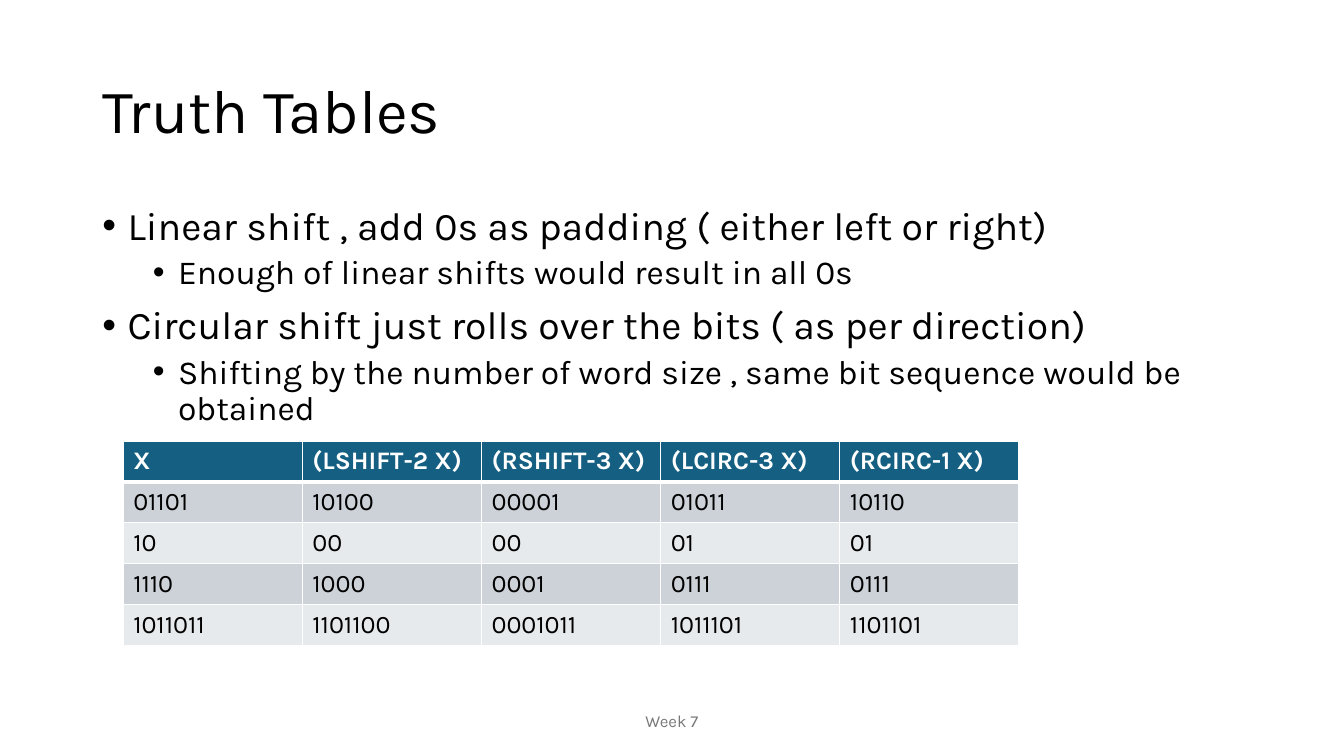
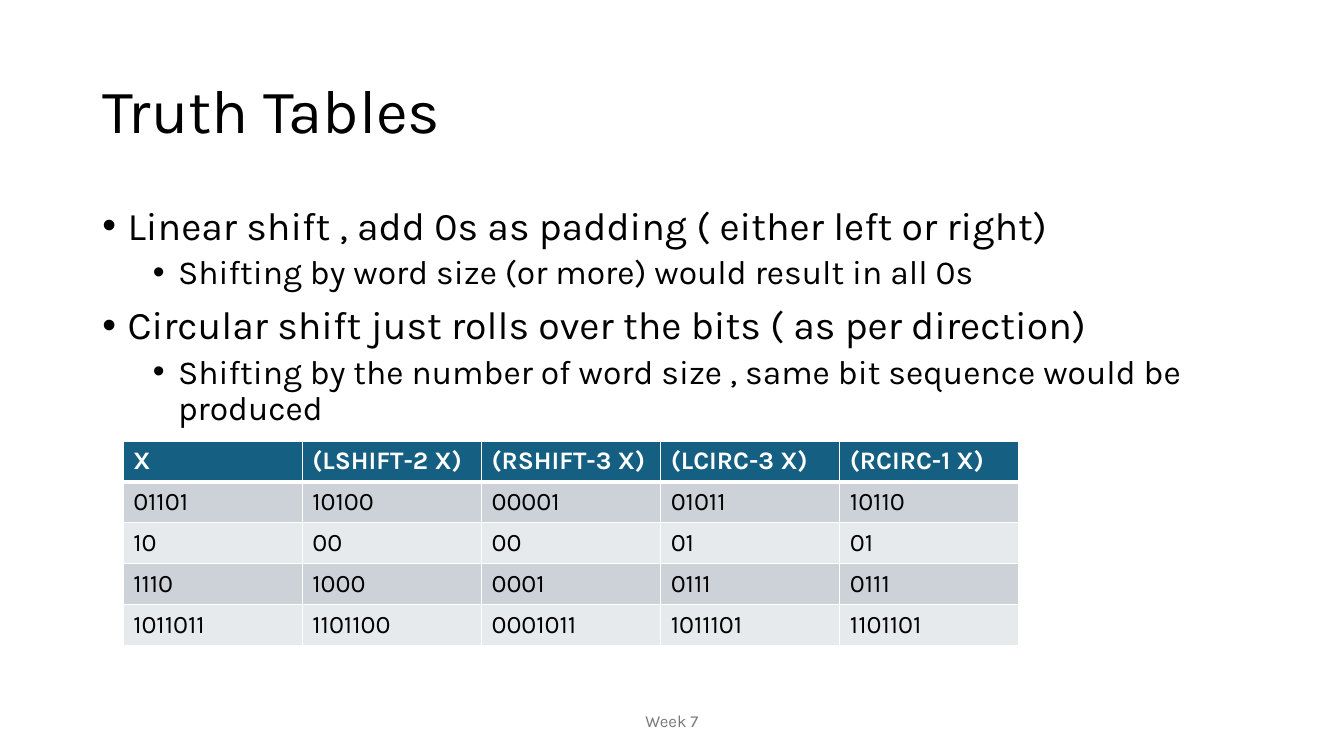
Before and after one commit to MoklaEducation/ems_winter_2025_acsl101, a slide deck: slide 49 of all/ExploringCSConceptsViaACSLCompetitions_all.pptx. Drawn at 1344x756 pixels with LibreOffice and Linux fonts; fonts in the diff are those of the drawing. Boxes give left, top, right and bottom in pixels: in the first picture for what was removed or moved away, otherwise in the second. Text is boxed around its words. In the diff, an @@ line names an element or a change of style, - is before the commit and + after.

```diff
--- a/all/ExploringCSConceptsViaACSLCompetitions_all.pptx
+++ b/all/ExploringCSConceptsViaACSLCompetitions_all.pptx
@@ text at bbox=[178, 259, 974, 293]: text changed @@
-  • Enough of linear shifts would result in all 0s
+  • Shifting by word size (or more) would result in all 0s
@@ text at bbox=[178, 361, 1181, 428]: text changed @@
-  • Shifting by the number of word size , same bit sequence would be obtained
+  • Shifting by the number of word size , same bit sequence would be produced
```
Also in this commit, not shown: 1 other slide changed, 5 slides added, 1 other file.
